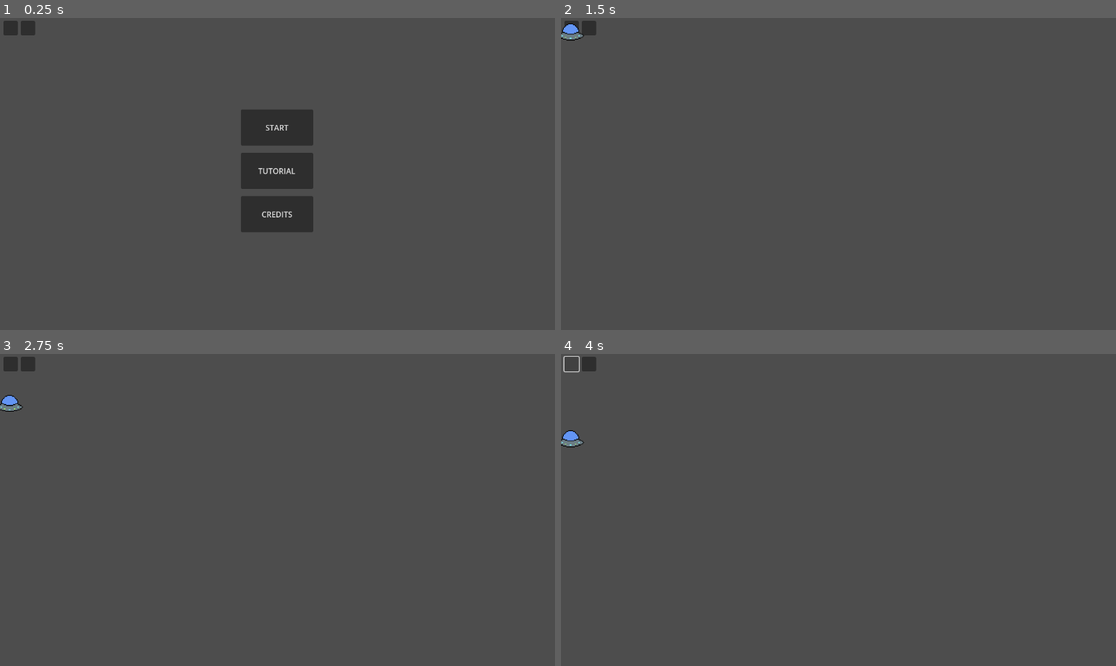
Above: before the commit, frames 1-4 (two rows, left to right).
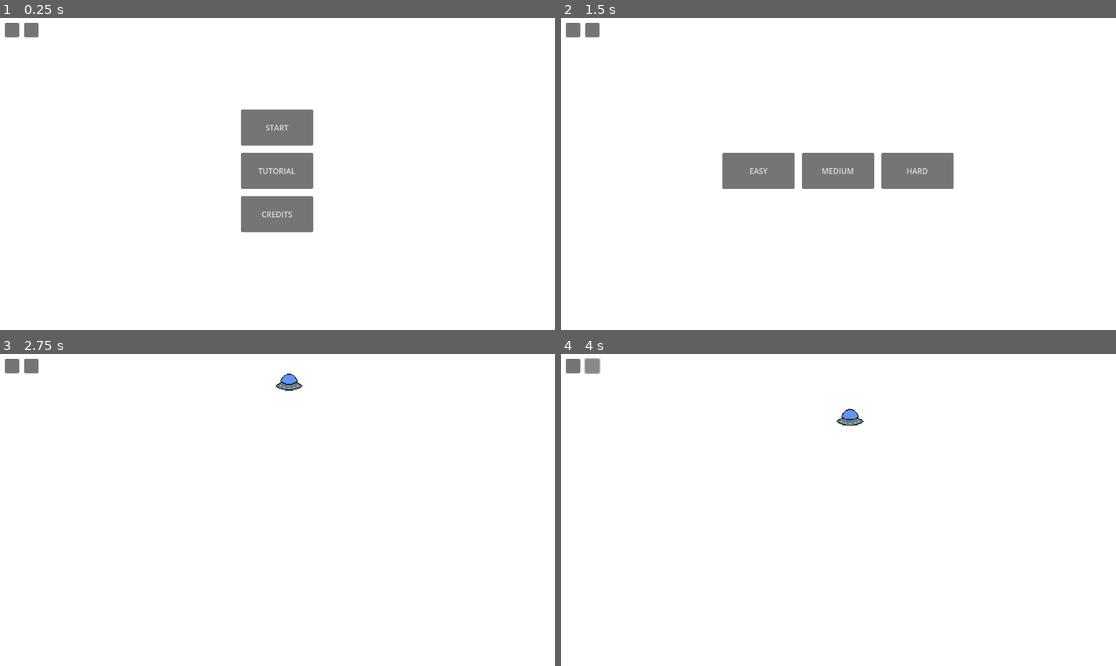
Above: after the commit, the same moments.

Repository: MissionToPsyche-Iridium/iridium_21k_web_game-byu-i
Game: Godot game, scene res://main.tscn
Same seed, same stepped clock (60 frames per second), same inputs: the game is played once before the commit and once after it.
Inputs (mouse positions are in pixels of both pictures, inside the frame that each line leads up to; where the layout moved, square brackets give the same spot in the first picture):
- Up to frame 1 (0.25 s): no input
- Up to frame 2 (1.5 s): click (594, 30) [572, 27] at 0.5 s; click "START" at 1.25 s
- Up to frame 3 (2.75 s): click (277, 506) at 2 s, where only the run after the commit has a clickable "MEDIUM"
- Up to frame 4 (4 s): click (572, 366) [588, 363] at 2.75 s; click (594, 366) [572, 363] at 3.5 s

The runs differ from the first frame. In frame 1, 100% of the frame differs, in the area x 0-100%, y 0-100%; in frame 2, 100%; in frame 3, 100%; in frame 4, 100%.

Commit message:
added buttons
added difficulty buttons
created functions for buttons
connected the buttons to functions
created 2d Sprites for temporary backgrounds

Diff:
--- a/SpaceShuttle/start.gd
+++ b/SpaceShuttle/start.gd
@@ -6,6 +6,7 @@
 
 # Called when the node enters the scene tree for the first time.
 func _ready() -> void:
+	hide_difficulty_buttons()
 	pass # Replace with function body.
 
 
@@ -16,25 +17,60 @@
 func Play():
 	pass
 
-func _on_startButton_pressed():
-	pc = player.instantiate()
-	pc.position = Vector2(20,20)
-	add_child(pc)
-	hide_buttons()
+func _on_start_button_pressed():
+	hide_stc_buttons()
+	show_diffculty_buttons()
 
-func _on_tutorialButton_pressed():
+func _on_tutorial_button_pressed():
+	hide_stc_buttons()
 	pass
 
-func _on_creditsButton_pressed():
+func _on_credits_button_pressed():
+	hide_stc_buttons()
 	pass
 
-func _on_settingsButton_pressed():
-	pass
+func _on_music_button_pressed():
+	pass # Replace with function body.
 
-func hide_buttons():
+func _on_audio_button_pressed():
+	pass # Replace with function body.
+
+func _on_easy_button_pressed():
+	hide_difficulty_buttons()
+	tempLander()
+
+func _on_medium_button_pressed():
+	hide_difficulty_buttons()
+	tempLander()
+
+func _on_hard_button_pressed():
+	hide_difficulty_buttons()
+	tempLander()
+
+func show_stc_buttons():
+	$startButton.show()
+	$tutorialButton.show()
+	$creditsButton.show()
+
+func hide_stc_buttons():
 	$startButton.hide()
 	$tutorialButton.hide()
 	$creditsButton.hide()
+
+func show_diffculty_buttons():
+	$easyButton.show()
+	$mediumButton.show()
+	$hardButton.show()
+
+func hide_difficulty_buttons():
+	$easyButton.hide()
+	$mediumButton.hide()
+	$hardButton.hide()
+
+func tempLander():
+	pc = player.instantiate()
+	pc.position = Vector2(600,20)
+	add_child(pc)
 
 #func difficulty():
 #	$easy
--- a/SpaceShuttle/start.tscn
+++ b/SpaceShuttle/start.tscn
@@ -1,11 +1,14 @@
-[gd_scene load_steps=2 format=3 uid="uid://c6qlso1fhp0kp"]
+[gd_scene load_steps=3 format=3 uid="uid://c6qlso1fhp0kp"]
 
 [ext_resource type="Script" path="res://start.gd" id="1_1ny8t"]
+
+[sub_resource type="CanvasTexture" id="CanvasTexture_f02o3"]
 
 [node name="Start" type="Node2D"]
 script = ExtResource("1_1ny8t")
 
 [node name="startButton" type="Button" parent="."]
+top_level = true
 offset_left = 500.0
 offset_top = 190.0
 offset_right = 650.0
@@ -15,36 +18,83 @@
 text = "START"
 
 [node name="tutorialButton" type="Button" parent="."]
-anchors_preset = 8
-anchor_left = 0.5
-anchor_top = 0.5
-anchor_right = 0.5
-anchor_bottom = 0.5
+top_level = true
 offset_left = 500.0
 offset_top = 280.0
 offset_right = 650.0
 offset_bottom = 355.0
-grow_horizontal = 2
-grow_vertical = 2
 text = "TUTORIAL"
 
 [node name="creditsButton" type="Button" parent="."]
+top_level = true
 offset_left = 500.0
 offset_top = 370.0
 offset_right = 650.0
 offset_bottom = 445.0
 text = "CREDITS"
 
+[node name="MusicButton" type="Button" parent="."]
+top_level = true
+offset_left = 10.0
+offset_top = 10.0
+offset_right = 40.0
+offset_bottom = 40.0
+
 [node name="AudioButton" type="Button" parent="."]
-offset_left = 7.0
-offset_top = 6.0
-offset_right = 37.0
-offset_bottom = 36.0
+top_level = true
+offset_left = 50.0
+offset_top = 10.0
+offset_right = 80.0
+offset_bottom = 40.0
 
-[node name="MusicButton" type="Button" parent="."]
-offset_left = 43.0
-offset_top = 6.0
-offset_right = 73.0
-offset_bottom = 36.0
+[node name="easyButton" type="Button" parent="."]
+top_level = true
+offset_left = 335.0
+offset_top = 280.0
+offset_right = 485.0
+offset_bottom = 355.0
+text = "EASY"
+
+[node name="mediumButton" type="Button" parent="."]
+top_level = true
+offset_left = 500.0
+offset_top = 280.0
+offset_right = 650.0
+offset_bottom = 355.0
+text = "MEDIUM"
+
+[node name="hardButton" type="Button" parent="."]
+top_level = true
+offset_left = 665.0
+offset_top = 280.0
+offset_right = 815.0
+offset_bottom = 355.0
+text = "HARD"
+
+[node name="topCockpit" type="Sprite2D" parent="."]
+show_behind_parent = true
+position = Vector2(575, 80)
+scale = Vector2(1165, 180)
+texture = SubResource("CanvasTexture_f02o3")
+
+[node name="bottomCockpit" type="Sprite2D" parent="."]
+show_behind_parent = true
+position = Vector2(575, 565)
+scale = Vector2(1165, 180)
+texture = SubResource("CanvasTexture_f02o3")
+
+[node name="spaceBackground" type="Sprite2D" parent="."]
+show_behind_parent = true
+position = Vector2(575, 325)
+scale = Vector2(1165, 660)
+texture = SubResource("CanvasTexture_f02o3")
 
 [connection signal="pressed" from="startButton" to="." method="_on_startButton_pressed"]
+[connection signal="pressed" from="startButton" to="." method="_on_start_button_pressed"]
+[connection signal="pressed" from="tutorialButton" to="." method="_on_tutorial_button_pressed"]
+[connection signal="pressed" from="creditsButton" to="." method="_on_credits_button_pressed"]
+[connection signal="pressed" from="MusicButton" to="." method="_on_music_button_pressed"]
+[connection signal="pressed" from="AudioButton" to="." method="_on_audio_button_pressed"]
+[connection signal="pressed" from="easyButton" to="." method="_on_easy_button_pressed"]
+[connection signal="pressed" from="mediumButton" to="." method="_on_medium_button_pressed"]
+[connection signal="pressed" from="hardButton" to="." method="_on_hard_button_pressed"]
